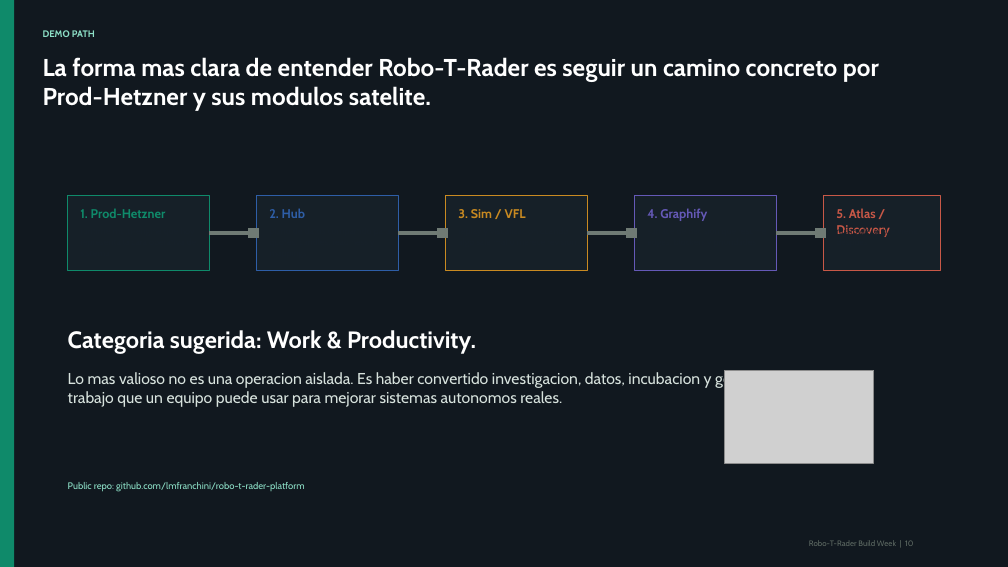
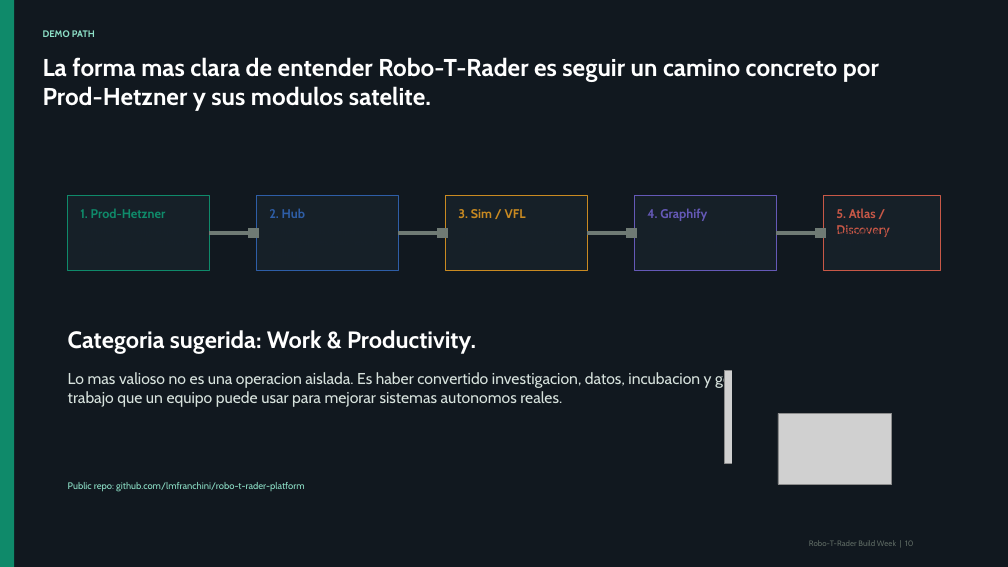
Before and after one commit to lmfranchini/robo-t-rader-platform, a slide deck: slide 10 of deliverables/Robo-T-Rader_OpenAI_Build_Week_2026.pptx. Drawn at 1008x567 pixels with LibreOffice and Linux fonts; fonts in the diff are those of the drawing; grey boxes stand for pictures. Boxes give left, top, right and bottom in pixels: in the first picture for what was removed or moved away, otherwise in the second. Text is boxed around its words. In the diff, an @@ line names an element or a change of style, - is before the commit and + after.

Commit message:
Adjust closing slide logo placement

```diff
--- a/deliverables/Robo-T-Rader_OpenAI_Build_Week_2026.pptx
+++ b/deliverables/Robo-T-Rader_OpenAI_Build_Week_2026.pptx
@@ rectangle added at [733,358,938,485], fill #11181F, outline #11181F 0 pt @@
@@ picture added at [778,414,892,485] @@
```
